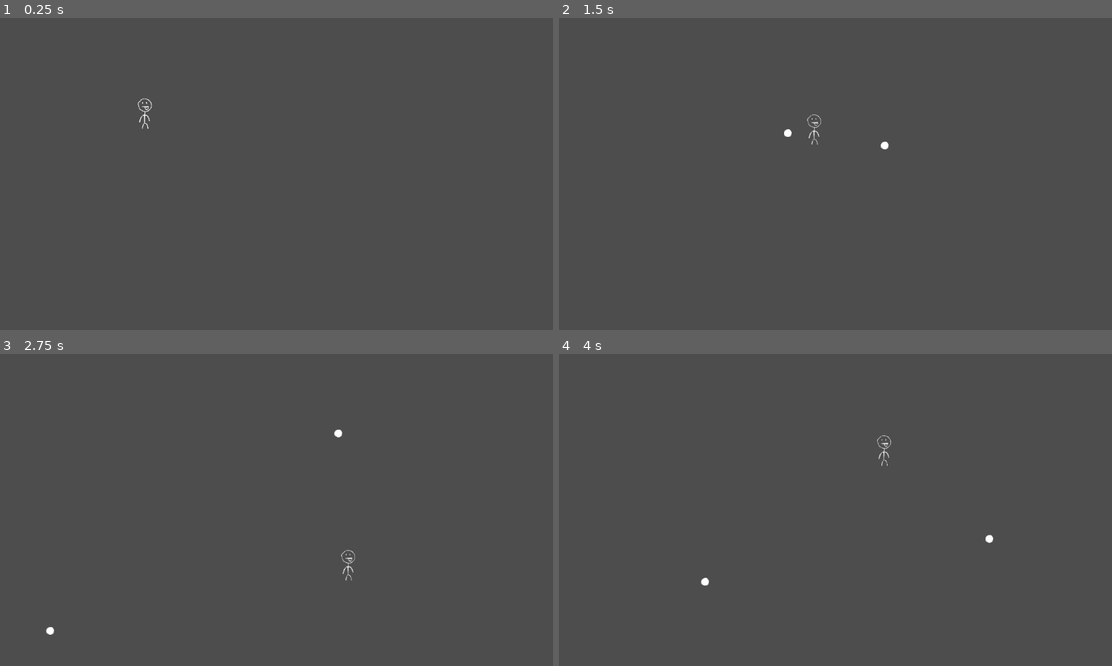
Above: before the commit, frames 1-4 (two rows, left to right).
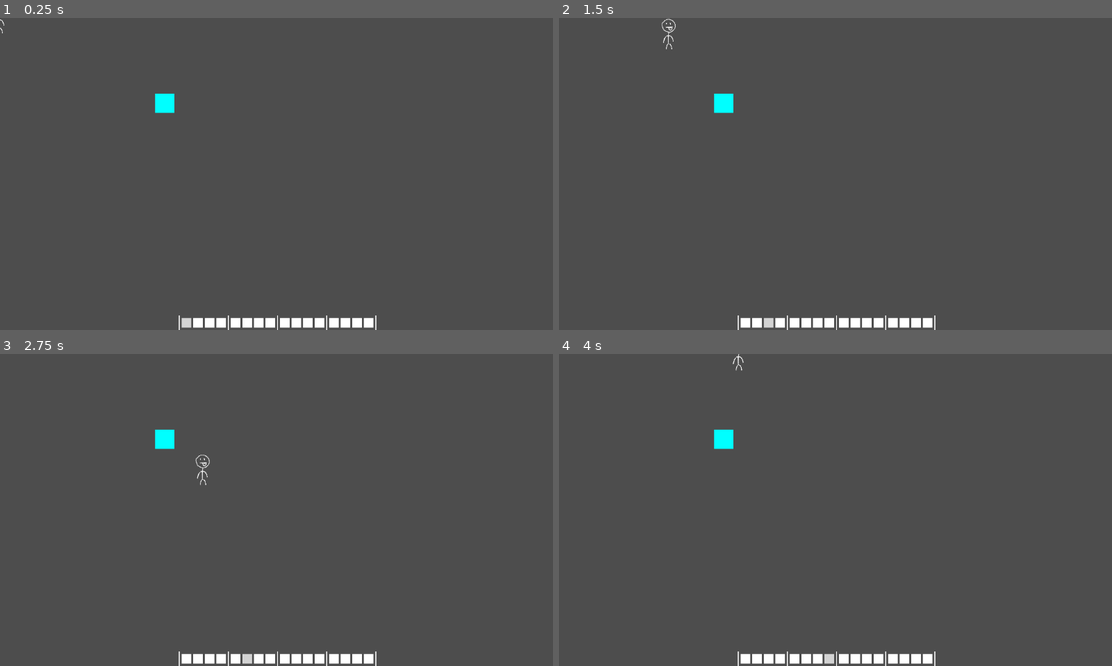
Above: after the commit, the same moments.

Repository: AlaskanGopher/Sequential-Crawler
Game: Godot game, scene res://Scenes/main.tscn
Two runs of this game, one before a commit and one after it. Both use one fixed random seed, a clock stepped at 60 frames per second and the inputs below. This scene is started directly instead of the project's main scene.
Inputs (mouse positions are in pixels of both pictures, inside the frame that each line leads up to):
- Up to frame 1 (0.25 s): no input
- Up to frame 2 (1.5 s): tap Enter at 0.5 s; move the mouse to (957, 158) at 0.52 s; press the mouse at (957, 158) at 0.53 s; hold D (move_right) 0.53-1.28 s; move the mouse to (724, 189) at 1.27 s; release the mouse at (724, 189) at 1.28 s; hold S (move_down) from 1.28 s (still down); click (724, 189) at 1.35 s
- Up to frame 3 (2.75 s): move the mouse to (331, 441) at 2.02 s; release S (move_down) at 2.03 s; press the mouse at (331, 441) at 2.03 s; hold D (move_right) from 2.03 s (still down)
- Up to frame 4 (4 s): move the mouse to (807, 572) at 2.77 s; release D (move_right) at 2.78 s; release the mouse at (807, 572) at 2.78 s; hold W (move_up) 2.78-3.53 s; click (807, 572) at 2.85 s; move the mouse to (1001, 556) at 3.52 s; press the mouse at (1001, 556) at 3.53 s; hold A (move_left) from 3.53 s (still down)

The runs differ from the first frame. In frame 1, 1.3% of the frame differs, in the area x 0-69%, y 0-100%; in frame 2, 1.4%; in frame 3, 1.4%, in the area x 8-69%, y 24-100%; in frame 4, 1.4%.

Commit message:
horrible drag and drop

Diff:
--- a/Scripts/Items/Weapons/sword.tres
+++ b/Resources/Weapons/sword.tres
@@ -1,9 +1,10 @@
 [gd_resource type="Resource" script_class="Weapon" load_steps=2 format=3 uid="uid://bkipyhfrgbqn"]
 
-[ext_resource type="Script" path="res://Scripts/Items/Weapons/weapon.gd" id="1_esxkw"]
+[ext_resource type="Script" path="res://Scripts/Items/Weapons/weapon.gd" id="1_7bgia"]
 
 [resource]
-script = ExtResource("1_esxkw")
+resource_local_to_scene = true
+script = ExtResource("1_7bgia")
 name = "Sword"
 damage = 5
 beats = 4
--- a/Scenes/UI/hud.tscn
+++ b/Scenes/UI/hud.tscn
@@ -1,15 +1,26 @@
-[gd_scene load_steps=2 format=3 uid="uid://bxrhbmw8khcun"]
+[gd_scene load_steps=3 format=3 uid="uid://bxrhbmw8khcun"]
 
 [ext_resource type="PackedScene" uid="uid://rlhwfp31o6m" path="res://Scenes/UI/sequencer.tscn" id="1_b1ktv"]
+[ext_resource type="Script" path="res://Scripts/UI/hud.gd" id="1_n11s0"]
 
-[node name="HUD" type="Control"]
-layout_mode = 3
-anchors_preset = 15
-anchor_right = 1.0
-anchor_bottom = 1.0
-grow_horizontal = 2
-grow_vertical = 2
+[node name="HUD" type="CanvasLayer"]
+script = ExtResource("1_n11s0")
 
 [node name="Sequencer" parent="." instance=ExtResource("1_b1ktv")]
-layout_mode = 1
-NUM_MEASURES = 6
+
+[node name="ColorRect" type="ColorRect" parent="." groups=["Sequencables"]]
+offset_left = 322.0
+offset_top = 157.0
+offset_right = 362.0
+offset_bottom = 197.0
+color = Color(1, 0, 1, 1)
+
+[node name="ColorRect2" type="ColorRect" parent="." groups=["Sequencables"]]
+z_index = 1
+offset_left = 322.0
+offset_top = 157.0
+offset_right = 362.0
+offset_bottom = 197.0
+color = Color(0, 1, 1, 1)
+
+[connection signal="on_beat" from="Sequencer" to="." method="_on_sequencer_on_beat"]
--- a/Scenes/main.tscn
+++ b/Scenes/main.tscn
@@ -1,7 +1,30 @@
-[gd_scene load_steps=2 format=3 uid="uid://doaw5yl30hnhc"]
+[gd_scene load_steps=7 format=3 uid="uid://doaw5yl30hnhc"]
 
+[ext_resource type="Script" path="res://Scripts/main.gd" id="1_5s7m0"]
 [ext_resource type="PackedScene" uid="uid://do7qm820p2alj" path="res://Scenes/player.tscn" id="1_mj5da"]
+[ext_resource type="PackedScene" uid="uid://bxrhbmw8khcun" path="res://Scenes/UI/hud.tscn" id="2_hk0d4"]
+[ext_resource type="Script" path="res://Scripts/Items/Weapons/weapon.gd" id="3_68ejy"]
+
+[sub_resource type="Resource" id="Resource_emdmb"]
+resource_local_to_scene = true
+script = ExtResource("3_68ejy")
+name = "Sword"
+damage = 5
+beats = 4
+projectileScript = "res://Scripts/Items/Weapons/projectile.gd"
+
+[sub_resource type="Resource" id="Resource_gekaf"]
+resource_local_to_scene = true
+script = ExtResource("3_68ejy")
+name = "Sword"
+damage = 5
+beats = 4
+projectileScript = "res://Scripts/Items/Weapons/projectile.gd"
 
 [node name="Main" type="Node2D"]
+script = ExtResource("1_5s7m0")
 
 [node name="Player" parent="." instance=ExtResource("1_mj5da")]
+WEAPONS = Array[ExtResource("3_68ejy")]([SubResource("Resource_emdmb"), SubResource("Resource_gekaf")])
+
+[node name="HUD" parent="." instance=ExtResource("2_hk0d4")]
--- a/Scenes/player.tscn
+++ b/Scenes/player.tscn
@@ -1,17 +1,16 @@
 [gd_scene load_steps=5 format=3 uid="uid://do7qm820p2alj"]
 
 [ext_resource type="Script" path="res://Scripts/Player/player.gd" id="1_a5eqv"]
-[ext_resource type="Resource" uid="uid://bkipyhfrgbqn" path="res://Scripts/Items/Weapons/sword.tres" id="2_h0hdf"]
 [ext_resource type="Texture2D" uid="uid://c74cjjllenph1" path="res://Resources/Sprites/Dev Art/player.png" id="2_k47tl"]
+[ext_resource type="Resource" uid="uid://bkipyhfrgbqn" path="res://Resources/Weapons/sword.tres" id="2_ryifw"]
 
 [sub_resource type="CapsuleShape2D" id="CapsuleShape2D_offws"]
 radius = 17.0
 height = 66.0
 
 [node name="Player" type="CharacterBody2D"]
-position = Vector2(302, 198)
 script = ExtResource("1_a5eqv")
-WEAPON = ExtResource("2_h0hdf")
+WEAPONS = Array[Resource("res://Scripts/Items/Weapons/weapon.gd")]([ExtResource("2_ryifw")])
 
 [node name="CollisionShape2D" type="CollisionShape2D" parent="."]
 shape = SubResource("CapsuleShape2D_offws")
--- a/Scripts/Player/player.gd
+++ b/Scripts/Player/player.gd
@@ -3,11 +3,11 @@
 @export_range(0, 300, 1, "or_greater") var MAX_SPEED : float = 300.0
 @export_range(0, 100, 1, "or_greater") var ACCELERATION : float = 40.0
 @export_range(0, 1) var FRICTION : float = 0.1
-@export var WEAPON : Weapon = null
+@export var WEAPONS : Array[Weapon] = []
 
-func fire_weapon(direction : Vector2 = Vector2.ZERO):
-	var projectile = load(WEAPON.projectileScript).new(position, direction * 400.0, WEAPON.damage, load("res://Resources/Sprites/Dev Art/pellet.png"))
-	add_sibling(projectile)
+#func fire_weapon(direction : Vector2 = Vector2.ZERO):
+	#var projectile = load(WEAPON.projectileScript).new(position, direction * 400.0, WEAPON.damage, load("res://Resources/Sprites/Dev Art/pellet.png"))
+	#add_sibling(projectile)
 
 func _ready():
 	pass
@@ -21,6 +21,4 @@
 
 	move_and_slide()
 
-func _input(event):
-	if event.is_action_pressed("click"):
-		fire_weapon(get_local_mouse_position().normalized())
+	get_global_mouse_position()
--- /dev/null
+++ b/Scripts/UI/hud.gd
@@ -0,0 +1,32 @@
+extends CanvasLayer
+
+signal on_beat(measure : int, beat : int)
+
+var grabbedNode : Control = null
+
+# Called when the node enters the scene tree for the first time.
+func _ready():
+	pass # Replace with function body.
+
+
+# Called every frame. 'delta' is the elapsed time since the previous frame.
+func _process(delta):
+	pass
+
+func _input(event):
+	if event is InputEventMouseButton:
+		if event.pressed and event.button_index == MOUSE_BUTTON_LEFT:
+			var selectedZIndex = -INF
+			for node in get_tree().get_nodes_in_group("Sequencables"):
+				if node.z_index > selectedZIndex and Rect2(Vector2.ZERO, node.size).has_point(node.get_local_mouse_position()):
+					grabbedNode = node
+		elif !event.pressed and event.button_index == MOUSE_BUTTON_LEFT:
+			grabbedNode = null
+
+	if event is InputEventMouseMotion:
+		if grabbedNode:
+			grabbedNode.position += event.relative
+
+
+func _on_sequencer_on_beat(measure : int, beat : int):
+	emit_signal("on_beat", measure, beat)
--- a/Scripts/UI/sequencer.gd
+++ b/Scripts/UI/sequencer.gd
@@ -7,9 +7,11 @@
 var measures := []
 var currentMeasure : int = -1
 
+signal on_beat(measure : int, beat : int)
+
 func add_barline():
 	var barline = ColorRect.new()
-	barline.custom_minimum_size = Vector2(2, 50)
+	barline.custom_minimum_size = Vector2(2, 30)
 	$MeasureContainer.add_child(barline)
 
 # Called when the node enters the scene tree for the first time.
@@ -34,6 +36,7 @@
 	if measures[currentMeasure].currentBeat != measures[currentMeasure].NUM_BEATS-1:
 		$AudioStreamPlayer.pitch_scale = 1
 		$AudioStreamPlayer.play()
+	emit_signal("on_beat", currentMeasure, measures[currentMeasure].currentBeat + 1)
 	measures[currentMeasure].progressSequence()
 
 func _on_measure_finished():
@@ -43,3 +46,6 @@
 	currentMeasure += 1
 	currentMeasure %= len(measures)
 	measures[currentMeasure].progressSequence()
+
+func _input(event):
+	pass
--- /dev/null
+++ b/Scripts/main.gd
@@ -0,0 +1,11 @@
+extends Node2D
+
+
+# Called when the node enters the scene tree for the first time.
+func _ready():
+	pass # Replace with function body.
+
+
+# Called every frame. 'delta' is the elapsed time since the previous frame.
+func _process(delta):
+	pass
--- a/project.godot
+++ b/project.godot
@@ -18,6 +18,12 @@
 [dotnet]
 
 project/assembly_name="Sequential-Crawler"
+
+[importer_defaults]
+
+animation_library={
+"gltf/embedded_image_handling": 3
+}
 
 [input]
 
@@ -46,3 +52,7 @@
 "events": [Object(InputEventMouseButton,"resource_local_to_scene":false,"resource_name":"","device":-1,"window_id":0,"a …(253 unchanged characters)…
 ]
 }
+
+[rendering]
+
+textures/canvas_textures/default_texture_filter=0
